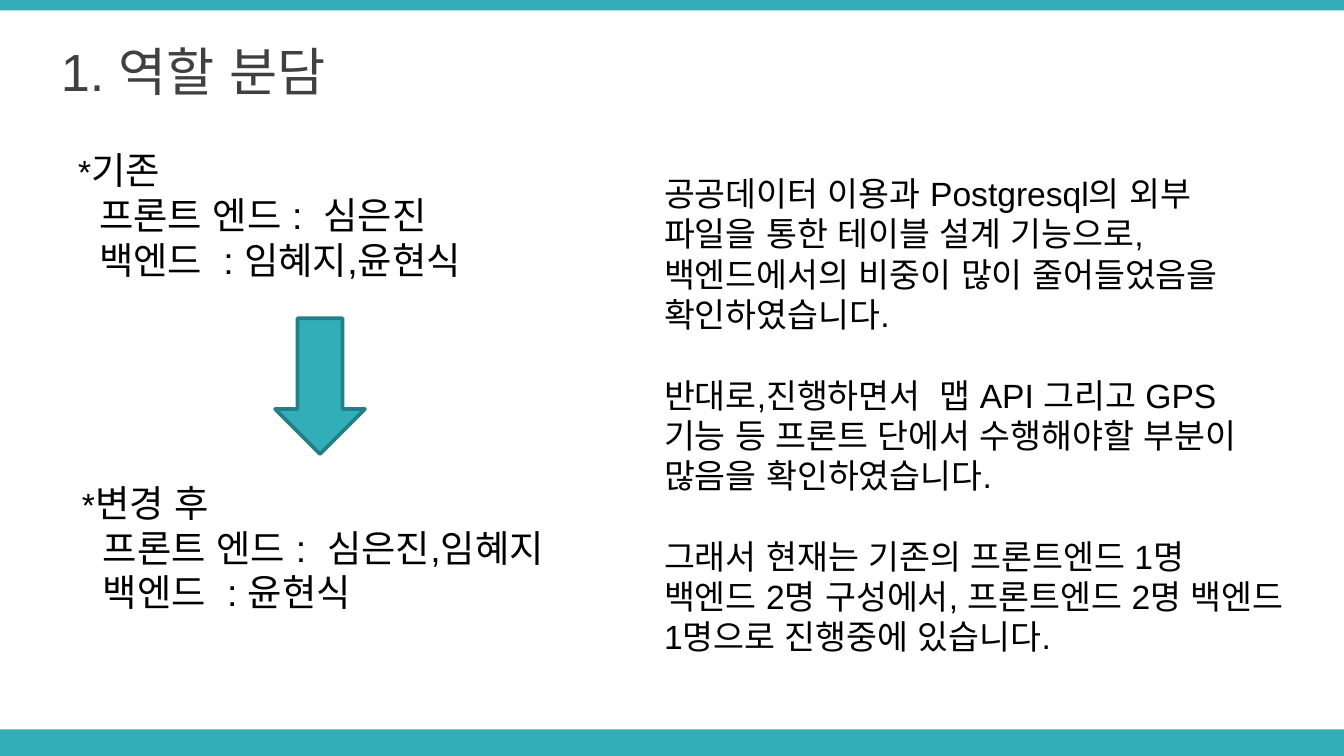
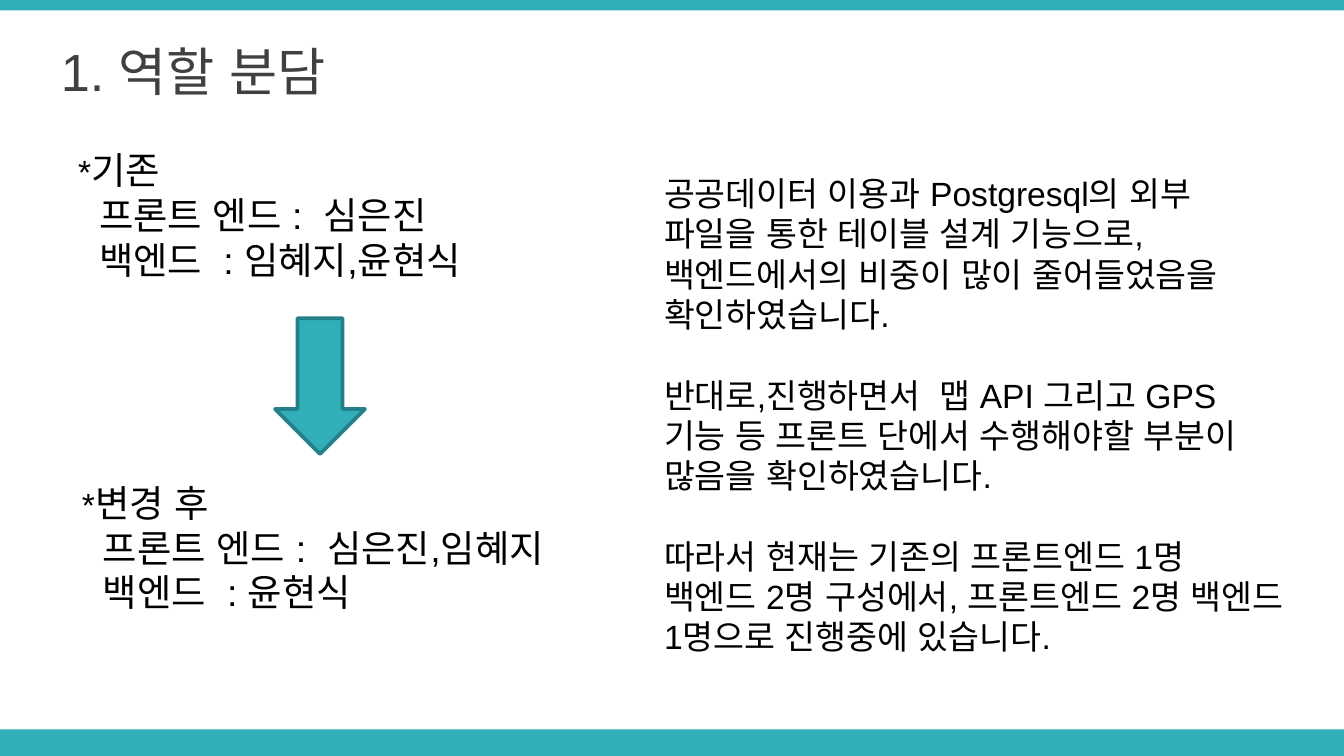
Before and after one commit to LimHyeji/Safety_Assistant, a slide deck: slide 4 of 8주차 중간발표 PPT(6조, 노란돌고래).pptx. Drawn at 1344x756 pixels with LibreOffice and Linux fonts; fonts in the diff are those of the drawing. Boxes give left, top, right and bottom in pixels: in the first picture for what was removed or moved away, otherwise in the second. Text is boxed around its words. In the diff, an @@ line names an element or a change of style, - is before the commit and + after.

```diff
--- a/8주차 중간발표 PPT(6조, 노란돌고래).pptx
+++ b/8주차 중간발표 PPT(6조, 노란돌고래).pptx
@@ text at (664, 541, 1283, 652): text changed @@
-그래서 현재는 기존의 프론트엔드 1명 백엔드 2명 구성에서, 프론트엔드 2명 백엔드 1명으로 진행중에 있습니다.
+따라서 현재는 기존의 프론트엔드 1명 백엔드 2명 구성에서, 프론트엔드 2명 백엔드 1명으로 진행중에 있습니다.
```
Also in this commit, not shown: 4 other slides changed.
